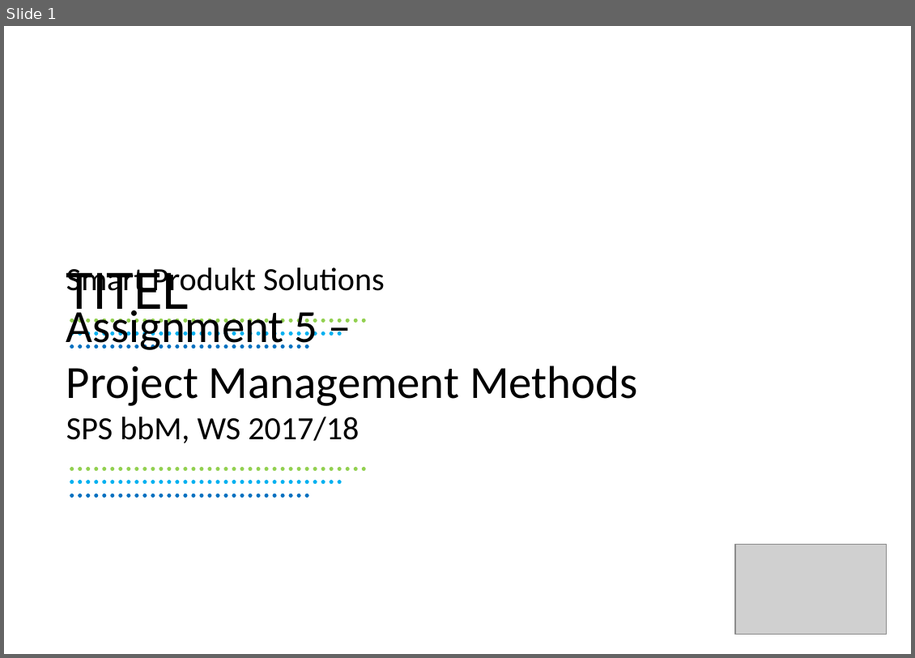
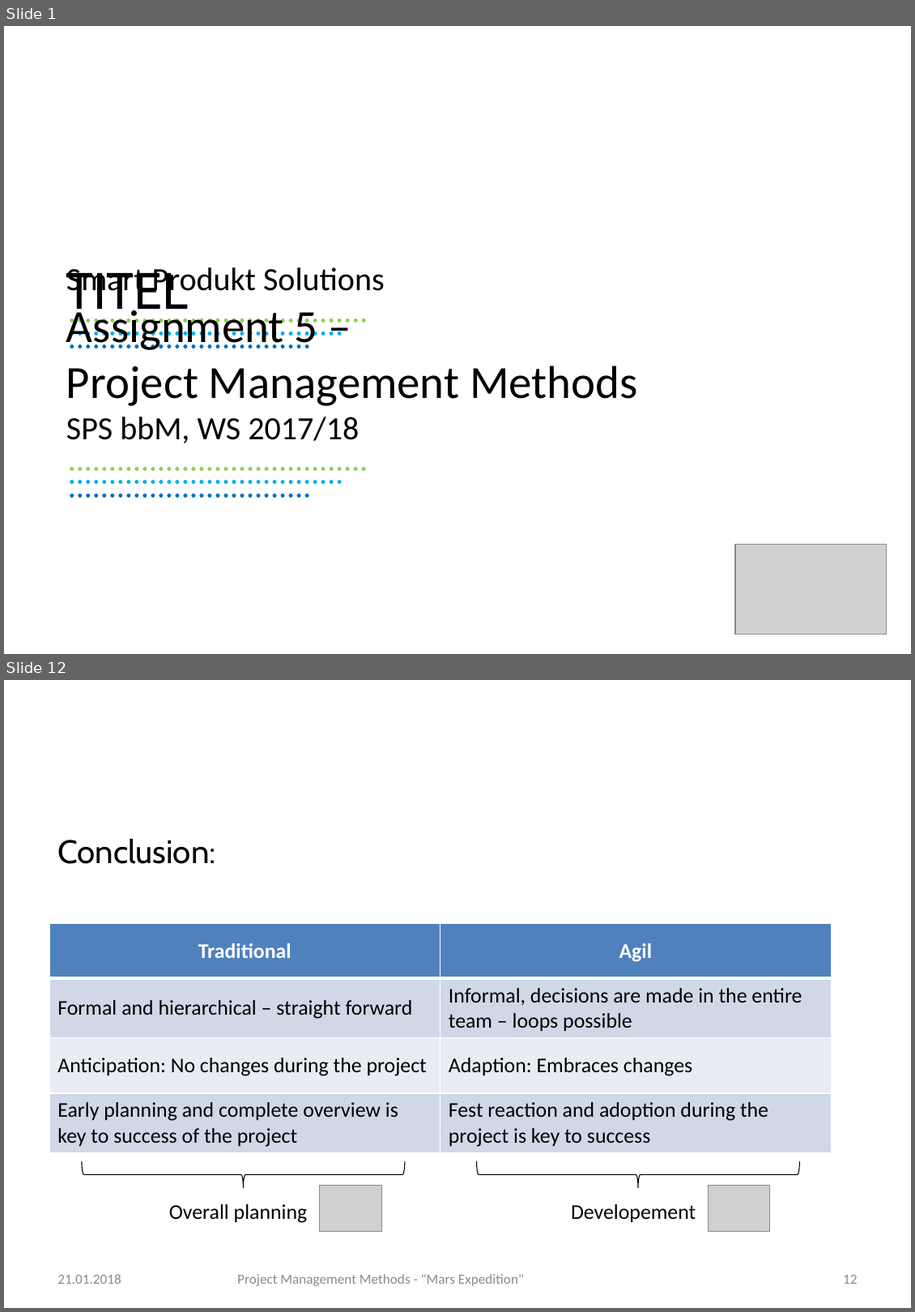
Before and after one commit to gchrizZz/RTW, a slide deck: 01_Projektmanagement/Assignment 5 - Project Managements Methods.pptx. Shown one above the other, each under a label of ours: slide 1 before the commit, slides 1 and 12 after it; the slides between them are not shown. The pictures are 915x658 and 915x1312 pixels, drawn with LibreOffice and Linux fonts; fonts in the diff are those of the drawing; grey boxes stand for pictures; background and template pictures are left out. Boxes give left, top, right and bottom in pixels: in the first picture for what was removed or moved away, otherwise in the second. Text is boxed around its words. In the diff, an @@ line names an element or a change of style, - is before the commit and + after.

```diff
--- a/01_Projektmanagement/Assignment 5 - Project Managements Methods.pptx
+++ b/01_Projektmanagement/Assignment 5 - Project Managements Methods.pptx
@@ slide 12 added at (4, 680, 911, 1308), background #FFFFFF @@
@@ text added at (57, 839, 215, 864), 28 pt, text #000000 @@
+Conclusion:
@@ table added at (49, 923, 832, 1151), 4 rows, 2 columns @@
+Traditional | Agil
+Formal and hierarchical – straight forward | Informal, decisions are made in the entire team – loops possible
+Anticipation: No changes during the project | Adaption: Embraces changes
+Early planning and complete overview is key to success of the project | Fest reaction and adoption during the project is key to success
@@ title added at (198, 943, 653, 962), 44 pt, text #FFFFFF @@
+Traditional vs. Agil Methods
@@ right brace added at (82, 1162, 405, 1188), outline #000000 0.75 pt @@
@@ right brace added at (477, 1162, 800, 1188), outline #000000 0.75 pt @@
@@ picture added at (320, 1186, 381, 1232) @@
@@ picture added at (709, 1186, 770, 1232) @@
@@ text added at (169, 1204, 308, 1223), 18 pt, text #000000 @@
+Overall planning
@@ text added at (571, 1204, 696, 1222), 18 pt, text #000000 @@
+Developement
@@ text added at (57, 1274, 121, 1283), 12 pt, text #8C8C8C @@
+21.01.2018
@@ text added at (237, 1274, 524, 1286), 12 pt, text #8C8C8C @@
+Project Management Methods - "Mars Expedition"
@@ page number added at (843, 1275, 857, 1283), 12 pt, text #8C8C8C @@
+12
```
Also in this commit, not shown: 7 slides changed, 3 other slides added.
